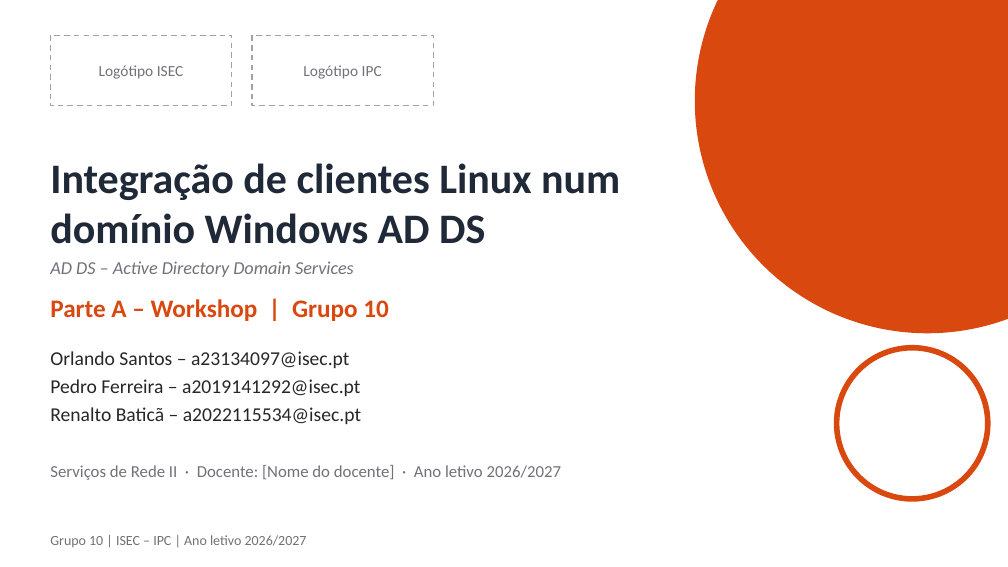
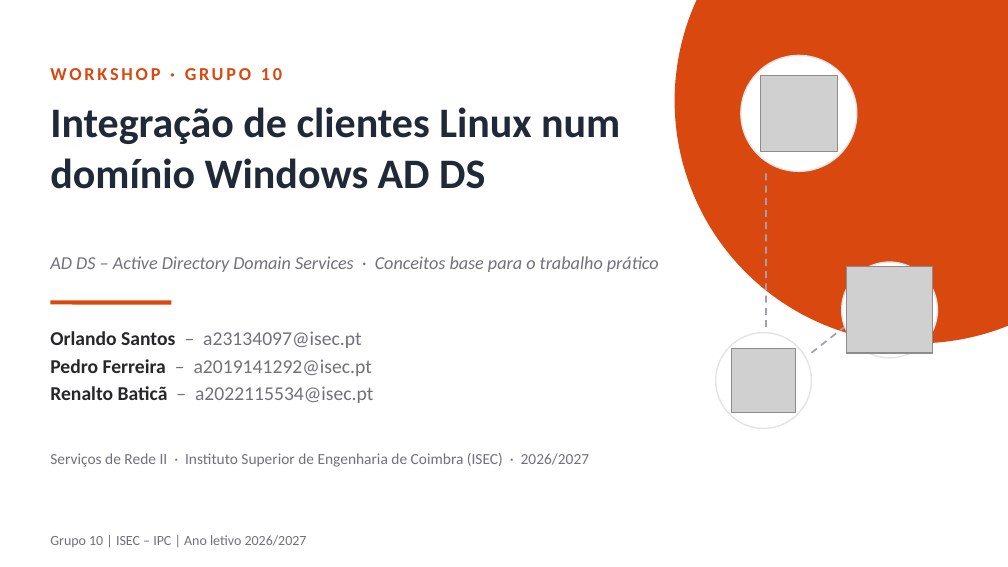
Before and after one commit to orlandonss/TrabalhoSR2, a slide deck: slide 1 of Apresentacoes_Workshop/SR2-2627-Workshop-Grp10-Apresentação-A-resumida.pptx. Drawn at 1008x567 pixels with LibreOffice and Linux fonts; fonts in the diff are those of the drawing; grey boxes stand for pictures. Boxes give left, top, right and bottom in pixels: in the first picture for what was removed or moved away, otherwise in the second. Text is boxed around its words. In the diff, an @@ line names an element or a change of style, - is before the commit and + after.

```diff
--- a/Apresentacoes_Workshop/SR2-2627-Workshop-Grp10-Apresentação-A-resumida.pptx
+++ b/Apresentacoes_Workshop/SR2-2627-Workshop-Grp10-Apresentação-A-resumida.pptx
@@ ellipse: place and size @@
-ellipse at [696,0,1008,333]
+ellipse at [675,0,1008,343]
@@ rectangle removed at [50,35,232,106] @@
@@ rectangle removed at [252,35,433,106] @@
@@ ellipse added at [741,55,857,171], fill #FFFFFF, outline #E4E4E7 1 pt @@
@@ text at [50,68,282,80]: text changed; size 18 to 13 pt @@
-Parte A – Workshop | Grupo 10
+WORKSHOP · GRUPO 10
@@ text removed at [99,65,184,79] @@
-Logótipo ISEC
@@ text removed at [303,65,382,79] @@
-Logótipo IPC
@@ picture added at [761,76,838,152] @@
@@ text "Integração de clientes Linux num ...": place and size @@
-text "Integração de clientes Linux num ..." at [50,163,620,244]
+text "Integração de clientes Linux num ..." at [50,107,620,189]
@@ text "Integração de clientes Linux num ..." at [50,107,620,189]: vertical alignment bottom to top @@
@@ line added from (766, 173) to (766, 331), #A1A1AA 1.25 pt dashed @@
@@ text at [50,256,659,272]: text changed @@
-AD DS – Active Directory Domain Services
+AD DS – Active Directory Domain Services · Conceitos base para o trabalho prático
@@ ellipse added at [842,262,937,358], fill #FFFFFF, outline #E4E4E7 1 pt @@
@@ picture added at [847,267,932,353] @@
@@ text "Orlando Santos – a23134097@isec.pt": place and size @@
-text "Orlando Santos – a23134097@isec.pt" at [50,351,361,424]
+text "Orlando Santos – a23134097@isec.pt" at [50,331,373,403]
@@ text "Orlando Santos – a23134097@isec.pt" at [50,331,373,403]: text colour #27272A to #71717A in "– a23134097@isec.pt", "– a2019141292@isec.pt", "– a2022115534@isec.pt"; bold on in "Orlando Santos", "Pedro Ferreira", "Renalto Baticã" @@
@@ line added from (50, 302) to (171, 302), #D9480F 3 pt @@
@@ line added from (811, 353) to (844, 328), #A1A1AA 1.25 pt dashed @@
@@ ellipse added at [716,333,811,428], fill #FFFFFF, outline #E4E4E7 1 pt @@
@@ picture added at [732,349,795,412] @@
@@ ellipse removed at [837,348,988,499] @@
@@ text at [50,453,589,467]: text changed; size 12 to 11 pt @@
-Serviços de Rede II · Docente: [Nome do docente] · Ano letivo 2026/2027
+Serviços de Rede II · Instituto Superior de Engenharia de Coimbra (ISEC) · 2026/2027
```
Also in this commit, not shown: 3 other slides changed, 1 slide added, 4 slides removed, 11 other files.
